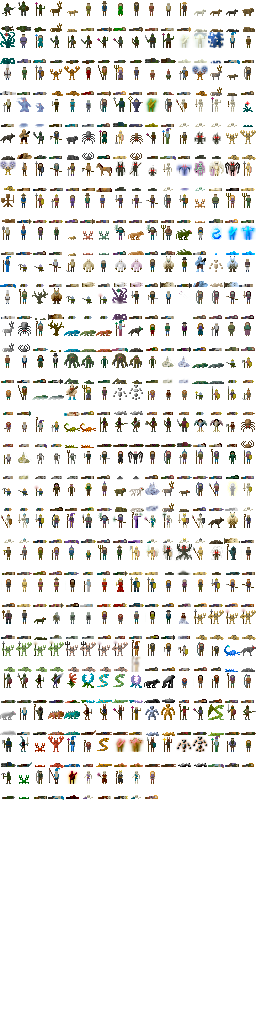
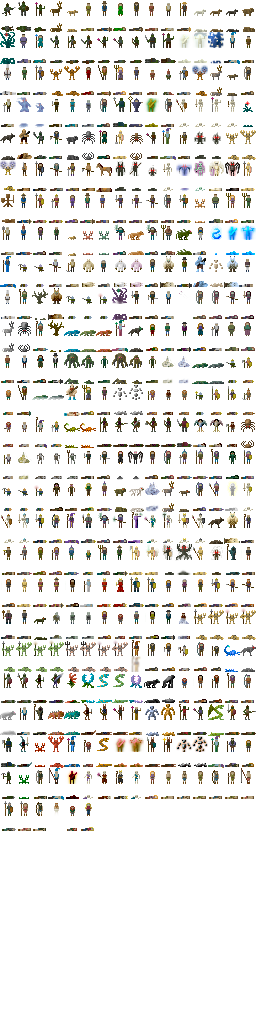
Before/after of a 256x1024 layered artwork. What changed in the layer stack:
painted on "Background" over box(2, 768, 254, 831)
